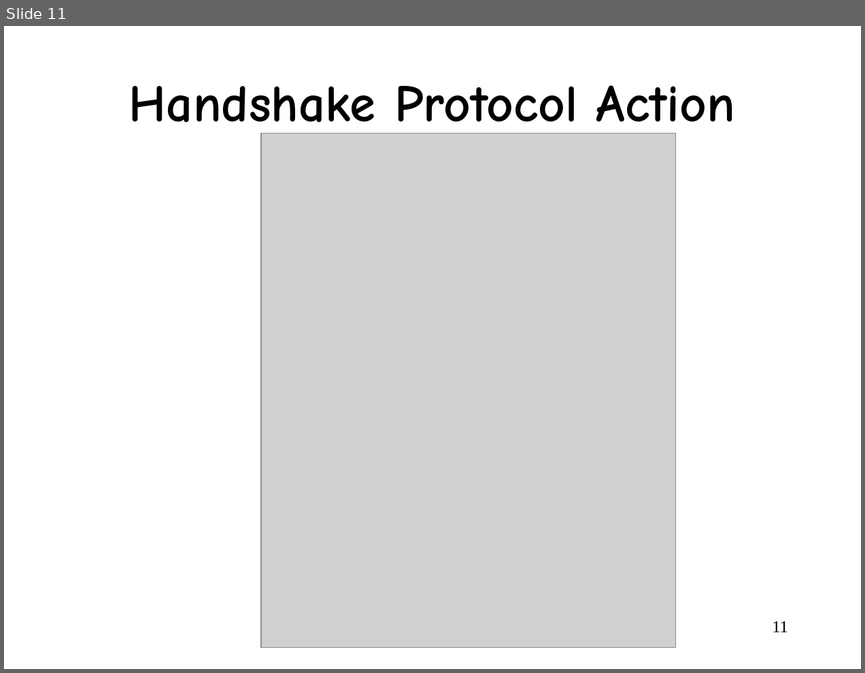
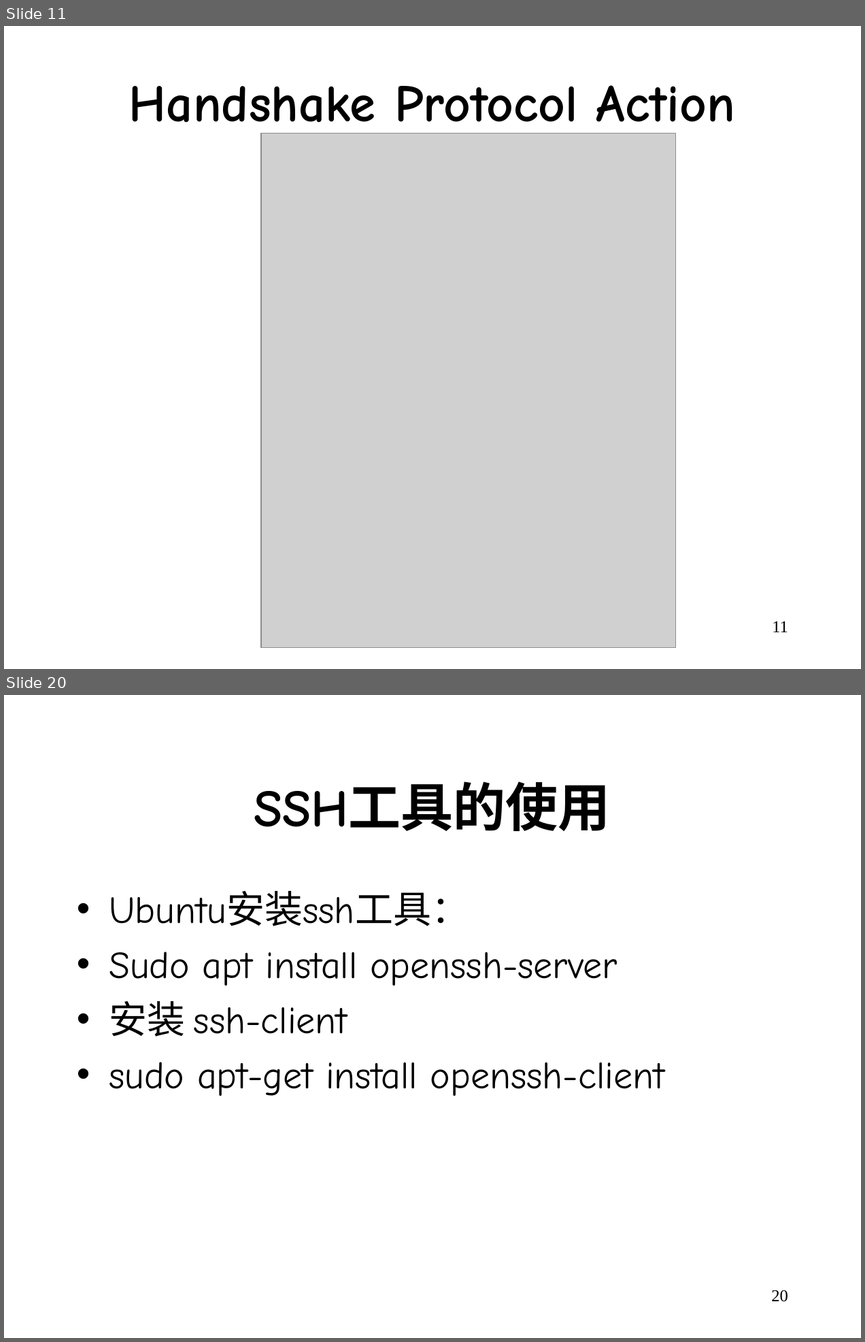
Before and after one commit to wangjin0818/Network_Security, a slide deck: week 08/Chapter 7.ppt. Shown one above the other, each under a label of ours: slide 11 before the commit, slides 11 and 20 after it; the slides between them are not shown. The pictures are 865x673 and 865x1342 pixels, drawn with LibreOffice and Linux fonts; fonts in the diff are those of the drawing; grey boxes stand for pictures. Boxes give left, top, right and bottom in pixels: in the first picture for what was removed or moved away, otherwise in the second. Text is boxed around its words. In the diff, an @@ line names an element or a change of style, - is before the commit and + after.

```diff
--- a/week 08/Chapter 7.ppt
+++ b/week 08/Chapter 7.ppt
@@ slide 20 added at [4,695,861,1338], background #FFFFFF @@
@@ title added at [254,781,611,831], 44 pt, text #000000, bold @@
+SSH工具的使用
@@ text added at [109,891,665,1096], 32 pt, text #000000 @@
+• Ubuntu安装ssh工具：
+• Sudo apt install openssh-server
+• 安装 ssh-client
+• sudo apt-get install openssh-client
@@ page number added at [771,1289,788,1302], 14 pt, text #000000 @@
+20
```
Also in this commit, not shown: 1 slide changed, 17 other slides added, 10 slides removed.
